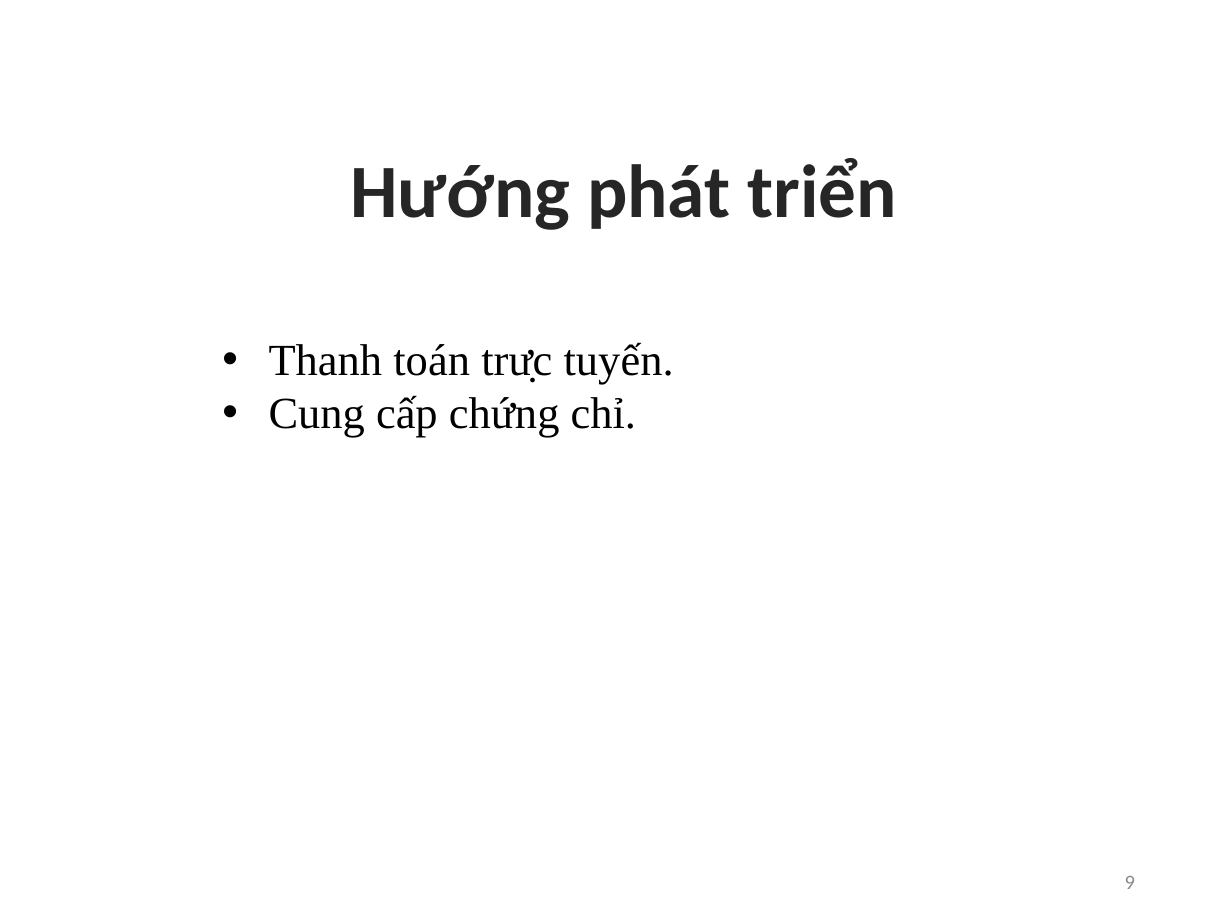
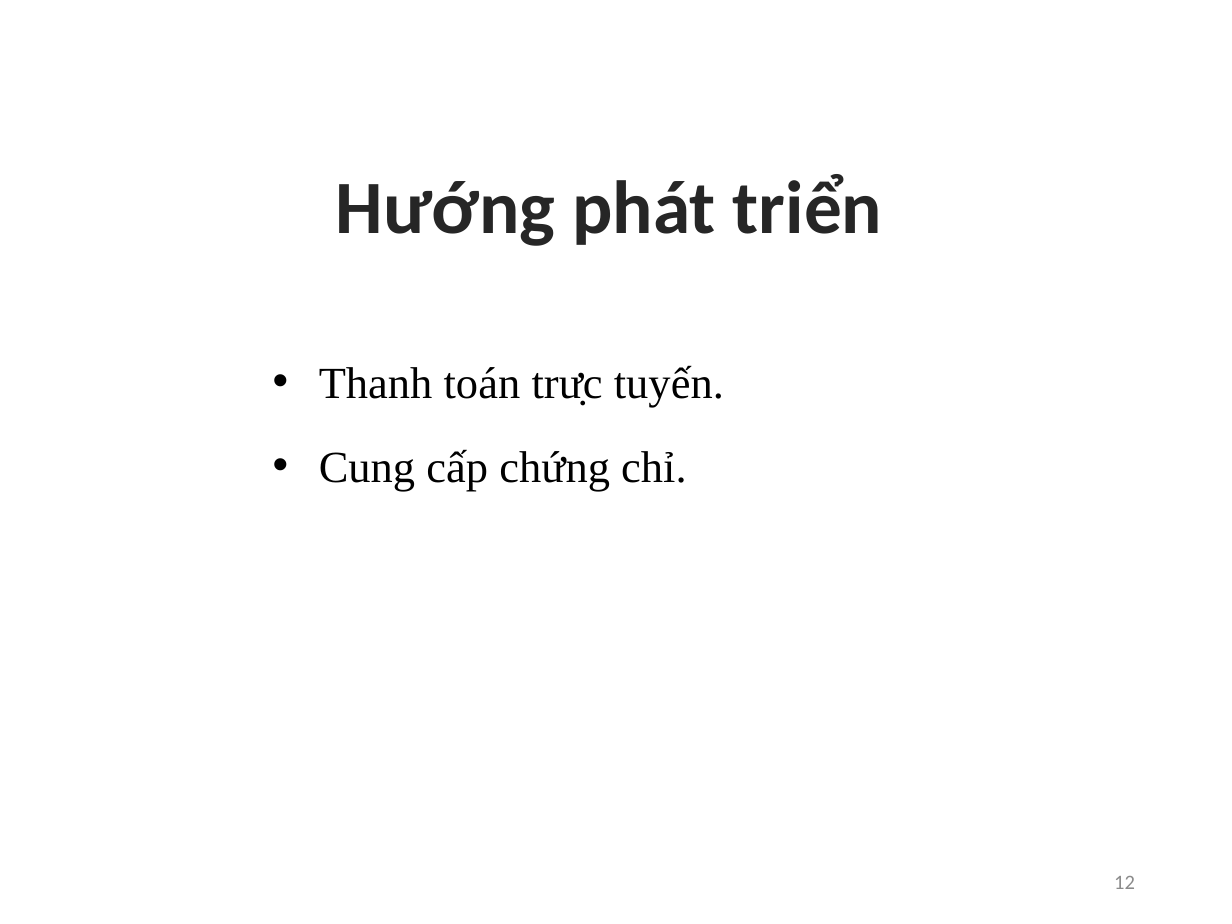
Before and after one commit to thienthanoliver/STU-luan-van-2017, a slide deck: slide 12 of BBBBBBBBBBBBB.pptx (slide 9 before the commit). Drawn at 1232x924 pixels with LibreOffice and Linux fonts; fonts in the diff are those of the drawing; background and template pictures are left out. Boxes give left, top, right and bottom in pixels: in the first picture for what was removed or moved away, otherwise in the second. Text is boxed around its words. In the diff, an @@ line names an element or a change of style, - is before the commit and + after.

```diff
--- a/BBBBBBBBBBBBB.pptx
+++ b/BBBBBBBBBBBBB.pptx
@@ text "Hướng phát triển": place and size @@
-text "Hướng phát triển" at (350,158,896,230)
+text "Hướng phát triển" at (336,174,882,246)
@@ text "Thanh toán trực tuyến.": place and size @@
-text "Thanh toán trực tuyến." at (269,342,674,437)
+text "Thanh toán trực tuyến." at (319,365,724,491)
@@ text at (319,449,686,491): more space between paragraphs @@
@@ page number at (1114,876,1135,889): text changed @@
-9
+12
```
Also in this commit, not shown: 5 other slides changed, 5 slides added, 2 slides removed, 1 other file.
